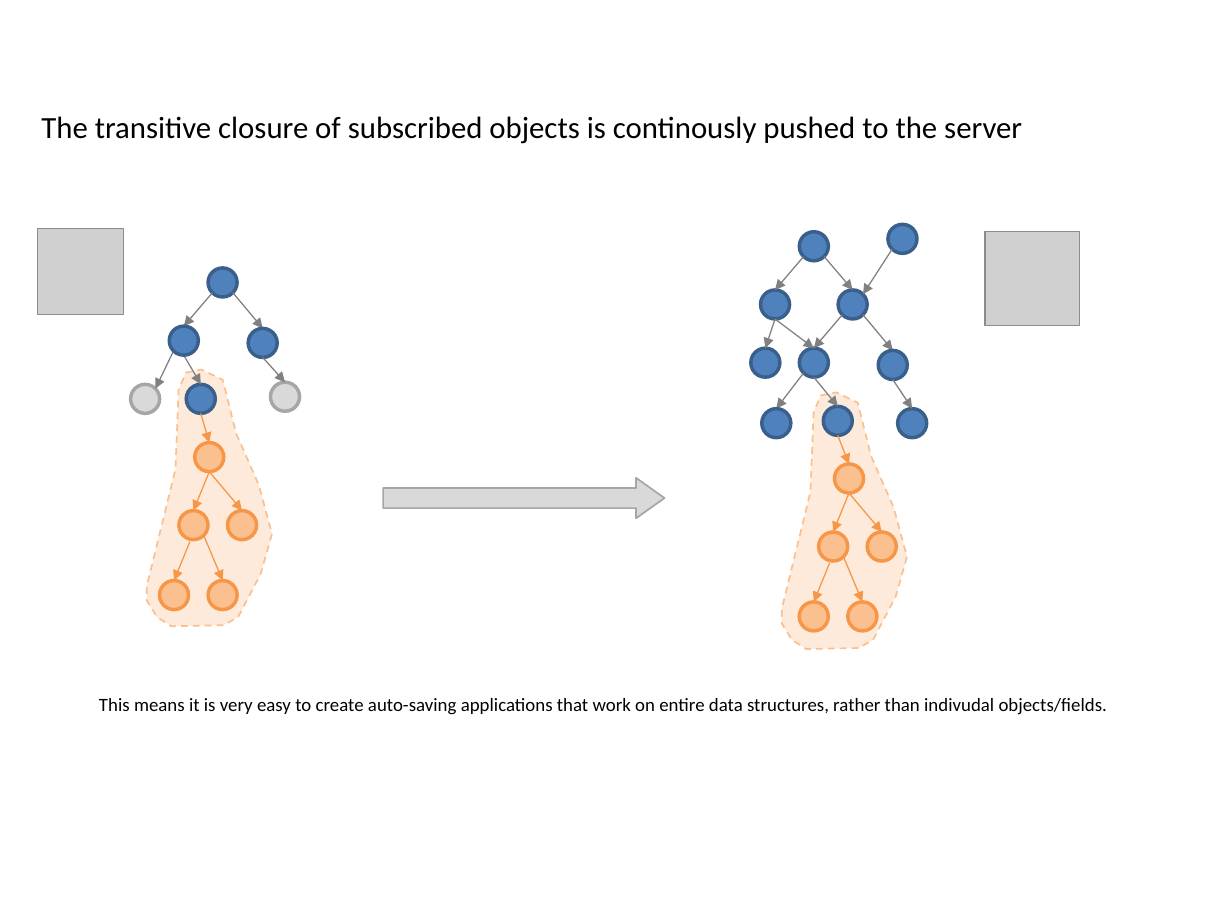
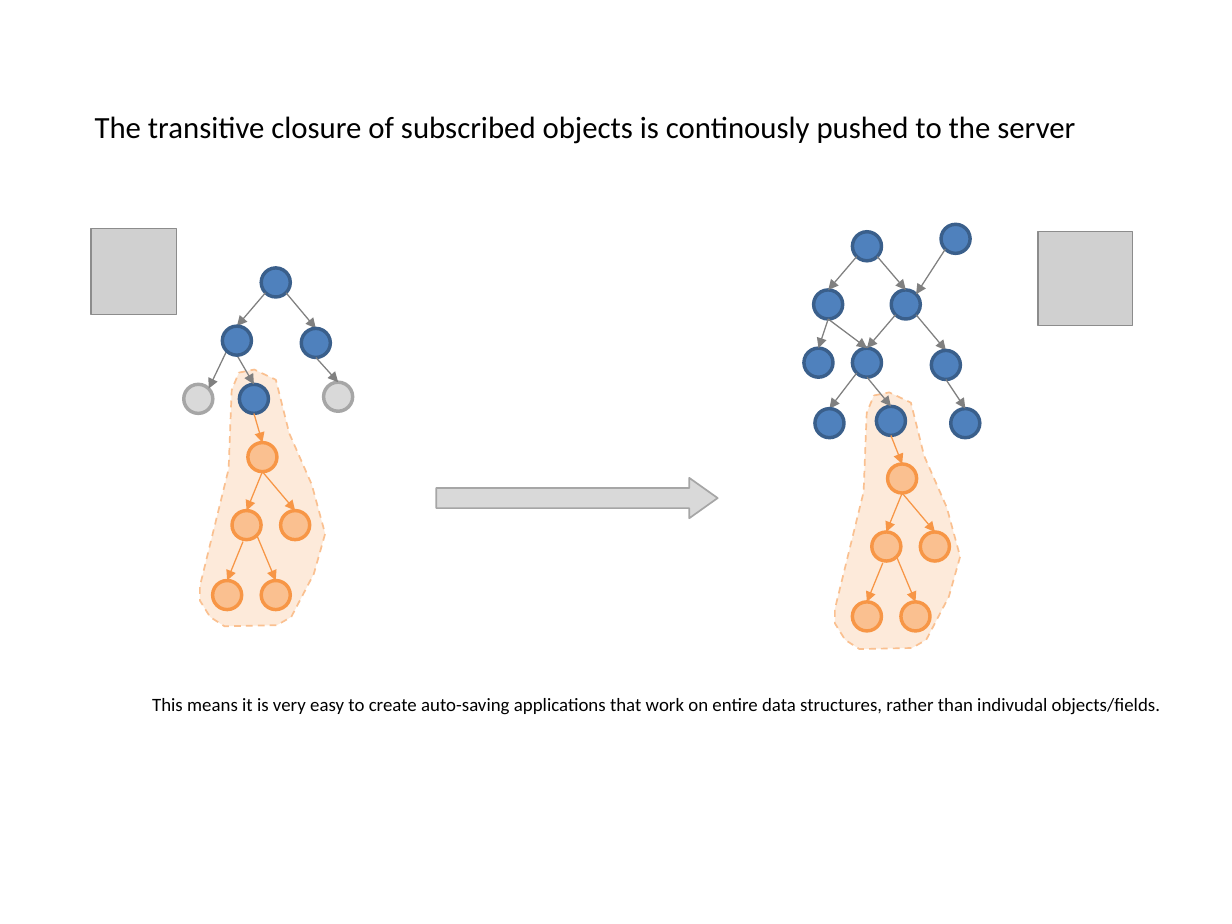
Before and after one commit to erobwen/liquid, a slide deck: slide 5 of documents/Liquid.pptx. Drawn at 1232x924 pixels with LibreOffice and Linux fonts; fonts in the diff are those of the drawing; grey boxes stand for pictures. Boxes give left, top, right and bottom in pixels: in the first picture for what was removed or moved away, otherwise in the second. Text is boxed around its words. In the diff, an @@ line names an element or a change of style, - is before the commit and + after.

```diff
--- a/documents/Liquid.pptx
+++ b/documents/Liquid.pptx
@@ 26 ellipses, 25 arrows, 2 texts, 2 pictures, 2 freeform shapes, 1 right arrow: place and size @@
-26 ellipses, 25 arrows, 2 texts, 2 pictures, 2 freeform shapes, 1 right arrow at (38,116,1107,715)
+26 ellipses, 25 arrows, 2 texts, 2 pictures, 2 freeform shapes, 1 right arrow at (91,116,1160,715)
```
Also in this commit, not shown: 1 other slide changed, 2 other files.
